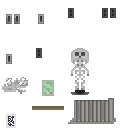
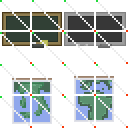
Revision of a layered w=128, h=128 image; what changed, layer by layer:
showed "tabella", painted on it over (0, 0, 128, 128)
hid "oggetti3", painted on it over (0, 0, 128, 128)
showed "oggetti2" over (0, 0, 128, 128)
